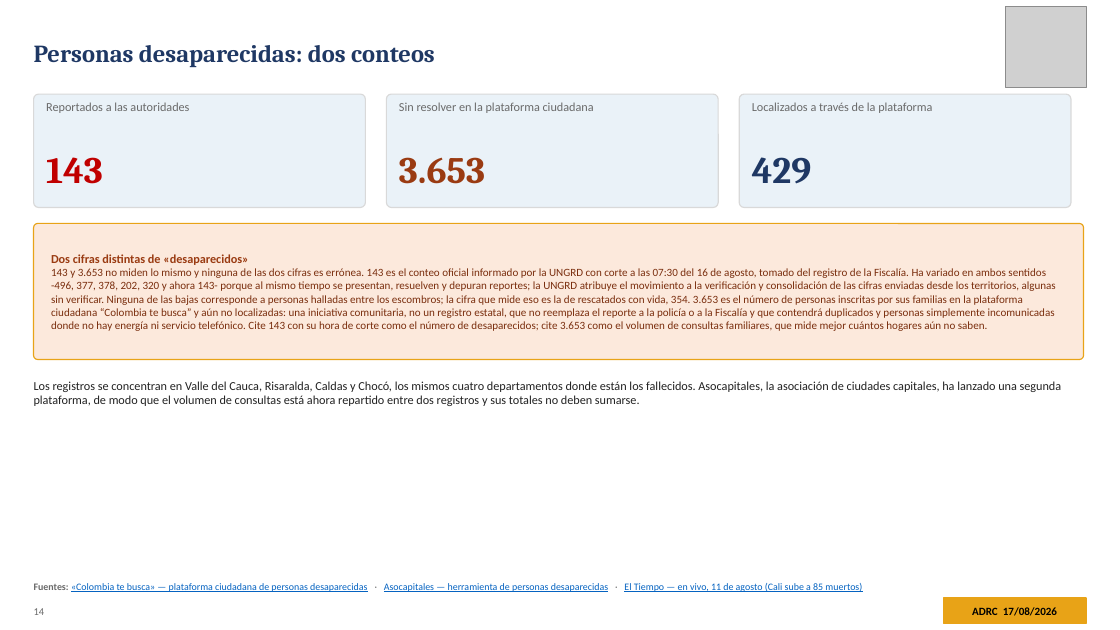
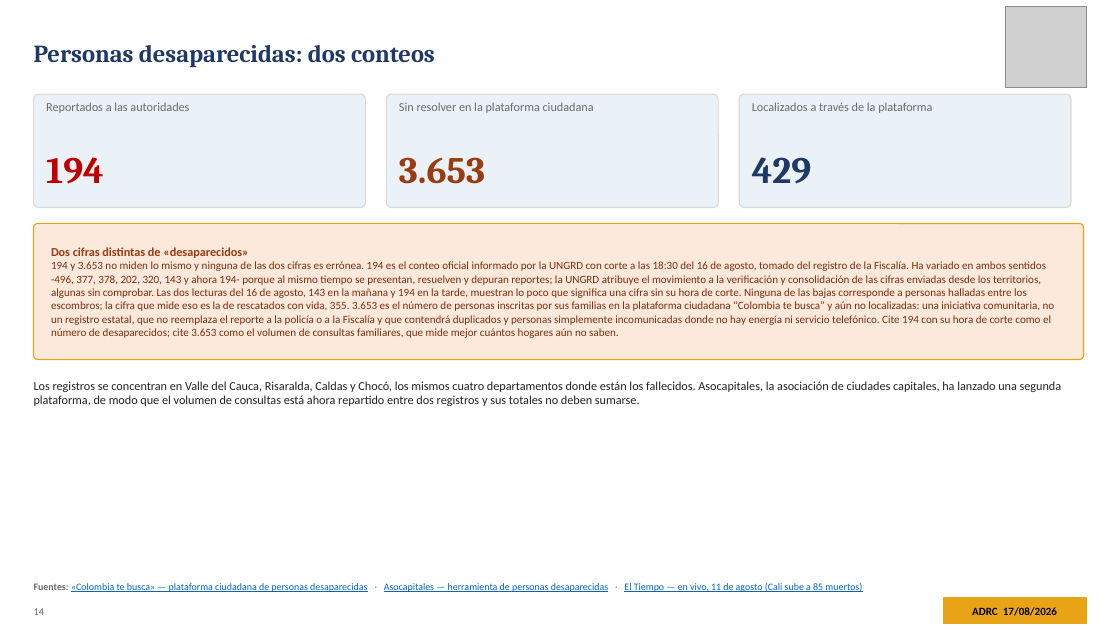
Before and after one commit to kochobi-max/whatsmap, a slide deck: slide 14 of reports/colombia_eq_20260810/output/ADRC_EQ_COL_Choco_20260810_ES.pptx. Drawn at 1120x630 pixels with LibreOffice and Linux fonts; fonts in the diff are those of the drawing; grey boxes stand for pictures. Boxes give left, top, right and bottom in pixels: in the first picture for what was removed or moved away, otherwise in the second. Text is boxed around its words. In the diff, an @@ line names an element or a change of style, - is before the commit and + after.

```diff
--- a/reports/colombia_eq_20260810/output/ADRC_EQ_COL_Choco_20260810_ES.pptx
+++ b/reports/colombia_eq_20260810/output/ADRC_EQ_COL_Choco_20260810_ES.pptx
@@ text at (46, 157, 104, 184): text changed @@
-143
+194
@@ text at (51, 247, 1055, 338): text changed @@
-Dos cifras distintas de «desaparecidos»
-143 y 3.653 no miden lo mismo y ninguna de las dos cifras es errónea. 143 es el conteo oficial informado por la UNGRD con corte a las 07:30 del 16 de agosto, tomado del registro de la Fiscalía. Ha variado en ambos sentidos -496, 377, 378, 202, 320 y ahora 143- porque al mismo tiempo se presentan, resuelven y depuran reportes; la UNGRD atribuye el movimiento a la verificación y consolidación de las cifras enviadas desde los territorios, algunas sin verificar. Ninguna de las bajas corresponde a personas halladas entre los escombros; la cifra que mide eso es la de rescatados con vida, 354. 3.653 es el número de personas inscritas por sus familias en la plataforma ciudadana “Colombia te busca” y aún no localizadas: una iniciativa comunitaria, no un registro estatal, que no reemplaza el reporte a la policía o a la Fiscalía y que contendrá duplicados y personas simplemente incomunicadas donde no hay energía ni servicio telefónico. Cite 143 con su hora de corte como el número de desaparecidos; cite 3.653 como el volumen de consultas familiares, que mide mejor cuántos hogares aún no saben.
+Dos cifras distintas de «desaparecidos»
+194 y 3.653 no miden lo mismo y ninguna de las dos cifras es errónea. 194 es el conteo oficial informado por la UNGRD con corte a las 18:30 del 16 de agosto, tomado del registro de la Fiscalía. Ha variado en ambos sentidos -496, 377, 378, 202, 320, 143 y ahora 194- porque al mismo tiempo se presentan, resuelven y depuran reportes; la UNGRD atribuye el movimiento a la verificación y consolidación de las cifras enviadas desde los territorios, algunas sin comprobar. Las dos lecturas del 16 de agosto, 143 en la mañana y 194 en la tarde, muestran lo poco que significa una cifra sin su hora de corte. Ninguna de las bajas corresponde a personas halladas entre los escombros; la cifra que mide eso es la de rescatados con vida, 355. 3.653 es el número de personas inscritas por sus familias en la plataforma ciudadana “Colombia te busca” y aún no localizadas: una iniciativa comunitaria, no un registro estatal, que no reemplaza el reporte a la policía o a la Fiscalía y que contendrá duplicados y personas simplemente incomunicadas donde no hay energía ni servicio telefónico. Cite 194 con su hora de corte como el número de desaparecidos; cite 3.653 como el volumen de consultas familiares, que mide mejor cuántos hogares aún no saben.
```
Also in this commit, not shown: 11 other slides changed, 8 other files.
